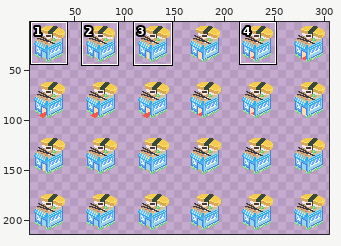
Two states of a sprite sheet, Assets/Textures/Game Pieces/Commercial_1X1_L1.png. Above: a wide view before the commit, with the close-up outlined.
Close-up. Old version:
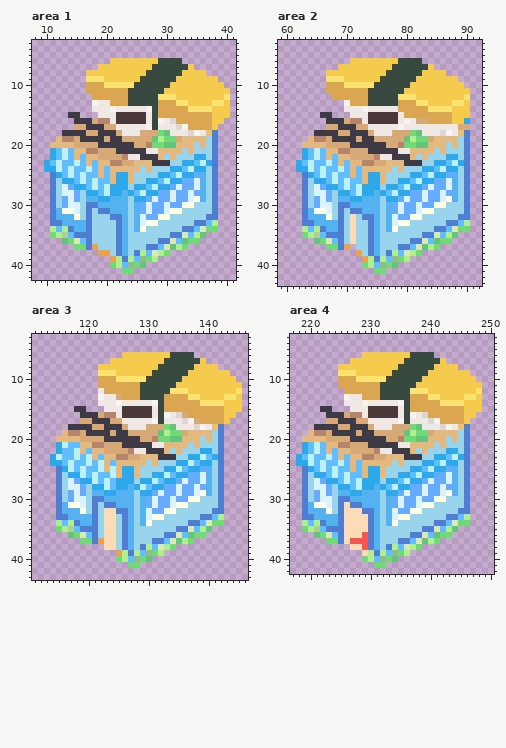
The file is 312x224 pixels. Shown: area 1: x 8..41, y 3..42; area 2: x 59..92, y 3..43; area 3: x 111..146, y 3..43; area 4: x 217..250, y 3..42. The old version is drawn lined up with the new one. The wide view leaves out empty margins. The commit also changed other parts of the picture, which this record leaves out.
After the commit:
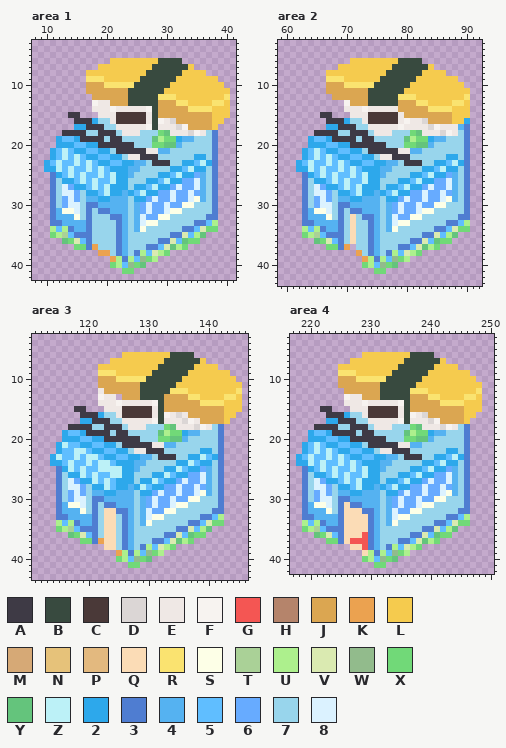
Palette (. is transparent): A #3e3a45  B #384a3f  C #4a3938  D #dbd6d5  E #efe8e5  F #f7f3f0  G #f45653  H #b5846b  J #dba651  K #eba250  L #f5cb4e  M #d6a976  N #e6c27a  P #e3b97f  Q #fbdcb6  R #fae370  S #fdffe7  T #aad197  U #adf08d  V #daeab1  W #92bb8c  X #71d978  Y #64c47c  Z #bcf1f7  2 #2da8eb  3 #4f7dd1  4 #55b2f1  5 #60beff  6 #67abff  7 #98d5ec  8 #dbf2ff
Change:
whole drawing moved by +0,+1 (the old picture is shown already moved)
Changed rows in their new state; - is an unchanged pixel.
Area 1:
first column x 11:
16 -------277-----------------
17 ----22---77----------------
18 ------77---7---777--------7
19 -2552----7--77777----24477-
20 .2225522------777----477-7-
21 ----2255227-------4477-7---
22 ----Z-2255227-----7-7------
23 ------Z-225522447----------
24 --------Z-22244-7----------
25 --------Z-Z--4-------------
26 ----------Z--7-------------
Area 2:
first column x 63:
16 -------277---------ED-------
17 ----22---77----------DF---43
18 ------77---7---777--------7-
19 -2552----7--77777----24477--
20 .2225522------777----477-7--
21 ----2255227-------4477-7----
22 ----Z-2255227-----7-7-------
23 ------Z-225522447-----------
24 --------Z-22244-7-----------
25 --------Z-Z--4--------------
26 ----------Z--7--------------
Area 3:
first column x 115:
13 ----------.----------------
16 -------277-----------E-----
17 ----22---77------------E---
18 ------77---7---777--------7
19 -2552----7--77777----24477-
20 .2225522------777----477-7-
21 ----2255227-------4477-7---
22 ----Z-2255227-----7-7------
23 ------Z-225522447----------
24 --------Z-22244-7----------
25 --------Z-Z--4-------------
26 ----------Z--7-------------
Area 4:
first column x 219:
16 -------277-----------------
17 ----22---77----------------
18 ------77---7---777--------7
19 -2552----7--77777----24477-
20 .2225522------777----477-7-
21 ----2255227-------4477-7---
22 ----Z-2255227-----7-7------
23 ------Z-225522447----------
24 --------Z-22244-7----------
25 --------Z-Z--4-------------
26 ----------Z--7-------------
Pixel boxes of the changes (left, top, right, bottom) in both close-ups:
changed: (50, 118, 212, 184)
changed: (302, 118, 470, 184)
changed: (56, 394, 218, 478)
changed: (302, 412, 464, 478)
